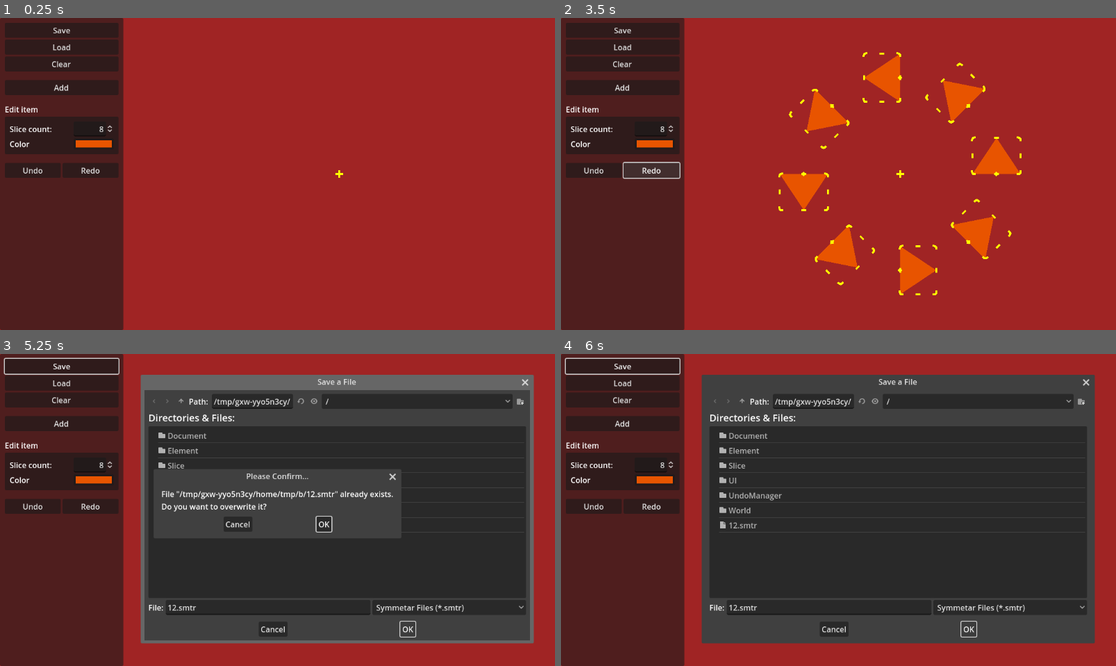
Above: before the commit, frames 1-4 (two rows, left to right).
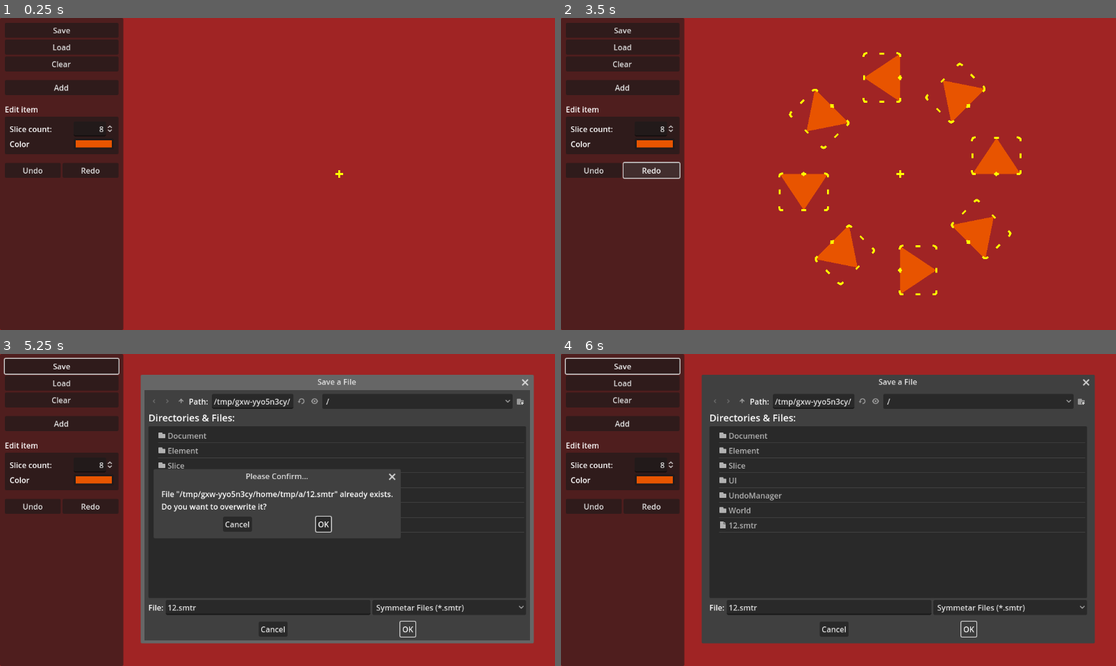
Above: after the commit, the same moments.

Repository: zoeesilcock/symmetar
Game: Godot game, scene res://Main.tscn
The game is run twice, just before and just after one commit, with the same random seed, the same clock (stepped at 60 frames per second) and the same inputs.
Inputs (mouse positions are in pixels of both pictures, inside the frame that each line leads up to):
- Up to frame 1 (0.25 s): no input
- Up to frame 2 (3.5 s): click "Clear" at 0.5 s; click "Add" at 1.25 s; click "Undo" at 2 s; click "Redo" at 2.75 s
- Up to frame 3 (5.25 s): click "Save" at 3.5 s; click (266, 606) at 4.27 s; type "12" at 4.35 s; click "OK" at 5 s
- Up to frame 4 (6 s): click "OK" at 5.75 s

Frames 1-2 are identical in both runs. In frame 3, 0.4% of the frame differs, in the area x 40-72%, y 14-58%; in frame 4, less than 0.1%.

Commit message:
Fix scaling widget direction

Diff:
--- a/Slice/Slice.gd
+++ b/Slice/Slice.gd
@@ -49,6 +49,11 @@
 var initial_rotation : float
 
 var is_scaling : bool
+var scaling_direction : Vector2
+var scaling_start_position : Vector2
+var initial_scale : Vector2
+var initial_posisition : Vector2
+var initial_size : Vector2
 
 var view_to_world : Transform2D
 var original_color : Color
@@ -88,7 +93,7 @@
 		rotation_widget.drag_ended.connect(_rotation_ended)
 
 	for scale_widget : SliceWidget in slice_widgets.scale_widgets:
-		scale_widget.drag_started.connect(_scaling_started)
+		scale_widget.drag_started.connect(Callable(_scaling_started).bind(scale_widget.direction))
 		scale_widget.drag_updated.connect(_scaling_updated)
 		scale_widget.drag_ended.connect(_scaling_ended)
 
@@ -179,38 +184,24 @@
 	is_pivoting = false
 	pivot_ended.emit(slice_index)
 
-# TODO: This is a lot of variables, can't we simplify?
-var start_scale : Vector2
-var start_rect : Rect2
-var start_pos : Vector2
-var scaling_start : Vector2
-var scaling_direction : Vector2
-var magic : Vector2
-func _scaling_started(event : InputEvent, world_position : Vector2) -> void:
+func _scaling_started(_event : InputEvent, world_position : Vector2, direction : Vector2) -> void:
+	scaling_direction = -direction
+	scaling_start_position = world_position
+	initial_scale = polygon.scale
+	initial_size = _get_rect().size
+	initial_posisition = polygon.position
 	is_scaling = true
-	scaling_changed.emit(slice_index)
-
-	var center : Vector2 = position + _get_rect().get_center()
-	# TODO: This still doesn't result in the correct vector when the polygon has been rotated.
-	scaling_direction = (center - world_position).normalized().round().rotated(-polygon.rotation)
-	scaling_start = world_position
-	start_scale = polygon.scale
-	start_rect = _get_rect()
-	start_pos = polygon.position
-	magic = Vector2(0, 1) # TODO: No Magic please!
-	print("Scaling started: " + str(scaling_direction) + str(start_scale) + str(start_rect.size))
-
-func _scaling_updated(event : InputEvent, world_position : Vector2) -> void:
-	var pixel_distance : Vector2 = (scaling_start - world_position) * scaling_direction
-	var distance : Vector2 = (pixel_distance / start_rect.size) * start_scale
-	polygon.scale = start_scale + distance * 2
-	polygon.position = start_pos + pixel_distance * magic
+
+func _scaling_updated(_event : InputEvent, world_position : Vector2) -> void:
+	var pixel_distance : Vector2 = (scaling_start_position - world_position).rotated(-rotation) * scaling_direction
+	var distance : Vector2 = (pixel_distance / initial_size) * initial_scale
+	polygon.scale = initial_scale + distance * 2
+	polygon.position = initial_posisition + pixel_distance * Vector2.DOWN # TODO: Why magic??
 
 	_update_widget_positions()
 	scaling_changed.emit(slice_index)
 
-func _scaling_ended(event : InputEvent, world_position : Vector2) -> void:
-	print("Scaling ended")
+func _scaling_ended(_event : InputEvent, _world_position : Vector2) -> void:
 	is_scaling = false
 	scaling_ended.emit(slice_index)
 
--- a/Slice/SliceWidget.gd
+++ b/Slice/SliceWidget.gd
@@ -6,6 +6,7 @@
 @export var shape : Polygon2D
 @export var selection : Polygon2D
 @export var relative_position : Vector2
+@export var direction : Vector2
 
 # Signals
 signal drag_started(event : InputEvent, world_position : Vector2)
--- a/Slice/SliceWidgets.tscn
+++ b/Slice/SliceWidgets.tscn
@@ -32,19 +32,23 @@
 [node name="ScaleLeft" parent="." instance=ExtResource("3_usw6y")]
 position = Vector2(-50, 0)
 relative_position = Vector2(0, 0.5)
+direction = Vector2(-1, 0)
 
 [node name="ScaleTop" parent="." instance=ExtResource("3_usw6y")]
 position = Vector2(0, -50)
 rotation = 1.5708
 relative_position = Vector2(0.5, 0)
+direction = Vector2(0, -1)
 
 [node name="ScaleRight" parent="." instance=ExtResource("3_usw6y")]
 position = Vector2(50, 0)
 relative_position = Vector2(1, 0.5)
+direction = Vector2(1, 0)
 
 [node name="ScaleBottom" parent="." instance=ExtResource("3_usw6y")]
 position = Vector2(0, 50)
 rotation = 1.5708
 relative_position = Vector2(0.5, 1)
+direction = Vector2(0, 1)
 
 [node name="Pivot" parent="." instance=ExtResource("2_ds0wl")]
